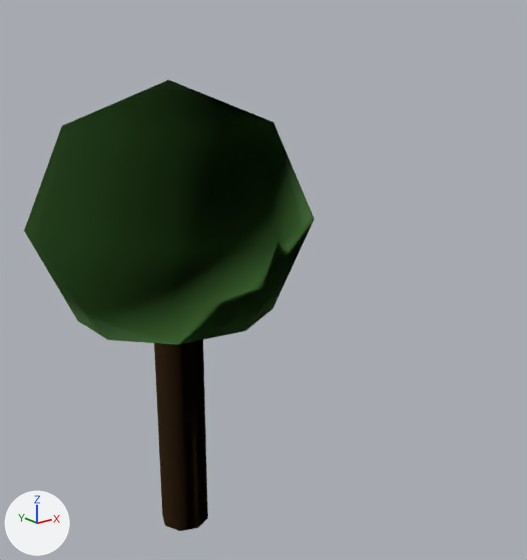
The glTF model dist/models/tree_deciduous_01.glb as it was, and as the next commit left it.
The view is the same before and after, from a camera (50 mm lens) standing at (-0.785, -1.279, 1.053) and looking at (0.144, -0.117, 0.588). Lighting does not change. The marker at lower left points along +X, +Y and +Z. The picture after the commit comes second.

Script lines for the objects in view, before the commit:
```python
mat_material_1 = principled_material('Material_1')
mat_material_1.base_color = (0.18, 0.48, 0.12)  # green #76b861
mat_material_1.roughness = 1.0
me_mesh_0 = bpy.data.meshes.new('Mesh_0')
me_mesh_0.from_pydata(...)  # 61 vertices, 88 faces; spans x -0.282..0.3, y -0.276..0.276, z 0.0..1.0
# faces by material slot: [16, 72]
me_mesh_0.materials.append(mat_material_0)  # brown #956f4b
me_mesh_0.materials.append(mat_material_1)  # green #76b861
ob_mesh_0 = bpy.data.objects.new('Mesh_0', me_mesh_0)
ob_mesh_0.location = (0.0, 0.0, 0.0)
```
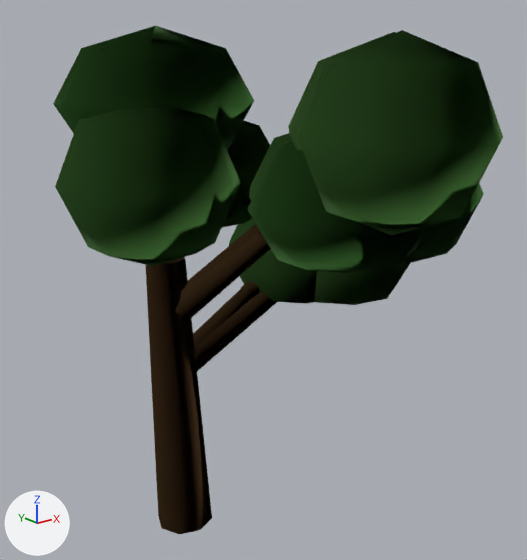
Edits to the bpy script that builds the scene:
```text
Change mat_material_1:
    mat_material_1.base_color: (0.18, 0.48, 0.12) -> (0.34, 0.19, 0.08)  # green #76b861 -> brown #9e7950
Change me_mesh_0:
    remove me_mesh_0.from_pydata(...)  # 61 vertices, 88 faces; spans x -0.282..0.3, y -0.276..0.276, z 0.0..1.0
    add me_mesh_0.from_pydata(...)  # 503 vertices, 780 faces; spans x -0.26..0.696, y -0.643..0.267, z -0.003..1.1
    me_mesh_0 part 1: a new loose piece, a UV sphere (9 segments, 4 rings, poles along z) spanning x 0.165..0.495, y -0.189..0.155, z 0.47..0.75, in mat_material_13 (green #76ba61)
    me_mesh_0 part 2: a new loose piece, a UV sphere (9 segments, 4 rings, poles along z) spanning x -0.022..0.378, y -0.492..-0.176, z 0.65..0.93, in mat_material_15 (green #65aa55)
    me_mesh_0 part 3: a new loose piece, a UV sphere (9 segments, 4 rings, poles along z) spanning x -0.02..0.31, y -0.643..-0.298, z 0.755..1.085, in mat_material_16 (green #76ba61)
    me_mesh_0 part 4: a new loose piece, a UV sphere (9 segments, 4 rings, poles along z) spanning x 0.231..0.595, y -0.268..0.106, z 0.47..0.75, in mat_material_17 (green #86c86c)
    me_mesh_0 part 5: a new loose piece, a UV sphere (9 segments, 4 rings, poles along z) spanning x 0.296..0.696, y -0.352..-0.037, z 0.575..0.905, in mat_material_18 (green #65aa55)
    me_mesh_0 part 6: a new loose piece, a UV sphere (9 segments, 4 rings, poles along z) spanning x 0.052..0.382, y -0.421..-0.076, z 0.65..0.93, in mat_material_19 (green #76ba61)
    me_mesh_0 part 7: a new loose piece, a UV sphere (9 segments, 4 rings, poles along z) spanning x 0.035..0.4, y -0.576..-0.201, z 0.755..1.085, in mat_material_20 (green #86c86c)
    me_mesh_0 part 8: the loose piece of 45 vertices spanning x -0.282..0.3, y -0.276..0.276, z 0.44..1.0 is scaled about its middle by (0.687, 0.571, 0.5), then moved by (-0.028, 0.0, 0.24), in mat_material_21 (green #65aa55)
    me_mesh_0 part 9: a new loose piece, a UV sphere (9 segments, 4 rings, poles along z) spanning x -0.26..0.07, y -0.252..0.092, z 0.655..0.985, in mat_material_22 (green #76ba61)
    me_mesh_0 part 10: a new loose piece, a UV sphere (9 segments, 4 rings, poles along z) spanning x -0.057..0.308, y -0.107..0.267, z 0.66..0.94, in mat_material_23 (green #86c86c)
    me_mesh_0 part 11: the loose piece of 16 vertices spanning x -0.055..0.055, y -0.055..0.055, z 0.0..0.58 is rebuilt with 16 vertices and now spans x -0.068..0.065, y -0.065..0.065, z -0.003..0.642
    me_mesh_0 part 12
    152 vertices are added at x -0.049..0.494, y -0.474..0.031, z 0.351..0.924
    14 new faces join them, mat_material_1 (brown #9e7950)
    12 new faces join them, mat_material_2 (brown #9e7950)
    12 new faces join them, mat_material_3 (brown #9e7950)
    14 new faces join them, mat_material_4 (brown #9e7950)
    12 new faces join them, mat_material_5 (brown #9e7950)
    12 new faces join them, mat_material_6 (brown #9e7950)
    14 new faces join them, mat_material_7 (brown #9e7950)
    12 new faces join them, mat_material_8 (brown #9e7950)
    12 new faces join them, mat_material_9 (brown #9e7950)
    14 new faces join them, mat_material_10 (brown #9e7950)
    12 new faces join them, mat_material_11 (brown #9e7950)
    12 new faces join them, mat_material_12 (brown #9e7950)
    other edits to the shape of me_mesh_0 do not show in these pictures
    add me_mesh_0.materials.append(mat_material_2)  # brown #9e7950
    add me_mesh_0.materials.append(mat_material_3)  # brown #9e7950
    add me_mesh_0.materials.append(mat_material_4)  # brown #9e7950
    add me_mesh_0.materials.append(mat_material_5)  # brown #9e7950
    add me_mesh_0.materials.append(mat_material_6)  # brown #9e7950
    add me_mesh_0.materials.append(mat_material_7)  # brown #9e7950
    add me_mesh_0.materials.append(mat_material_8)  # brown #9e7950
    add me_mesh_0.materials.append(mat_material_9)  # brown #9e7950
    add me_mesh_0.materials.append(mat_material_10)  # brown #9e7950
    add me_mesh_0.materials.append(mat_material_11)  # brown #9e7950
    add me_mesh_0.materials.append(mat_material_12)  # brown #9e7950
    add me_mesh_0.materials.append(mat_material_13)  # green #76ba61
    add me_mesh_0.materials.append(mat_material_14)  # green #86c86c
    add me_mesh_0.materials.append(mat_material_15)  # green #65aa55
    add me_mesh_0.materials.append(mat_material_16)  # green #76ba61
    add me_mesh_0.materials.append(mat_material_17)  # green #86c86c
    add me_mesh_0.materials.append(mat_material_18)  # green #65aa55
    add me_mesh_0.materials.append(mat_material_19)  # green #76ba61
    add me_mesh_0.materials.append(mat_material_20)  # green #86c86c
    add me_mesh_0.materials.append(mat_material_21)  # green #65aa55
    add me_mesh_0.materials.append(mat_material_22)  # green #76ba61
    add me_mesh_0.materials.append(mat_material_23)  # green #86c86c
```

Changed parts and their boxes [x1, y1, x2, y2] in the pictures (527 x 560 px; the box of a moved part takes in the faces that stretch with it):
'Mesh_0', recoloured, reshaped (55% wider, 13% taller): before [24, 80, 314, 531]; after [53, 26, 503, 534]
part 1 of me_mesh_0, added (green): after [229, 219, 317, 304]
part 2 of me_mesh_0, added (green): after [247, 142, 431, 273]
part 3 of me_mesh_0, added (green): after [297, 30, 503, 235]
part 4 of me_mesh_0, added: after [314, 261, 411, 305]
part 5 of me_mesh_0, added: after [403, 183, 484, 263]
part 6 of me_mesh_0, added (green): after [249, 133, 293, 201]
part 7 of me_mesh_0, added (mostly hidden): after [288, 32, 396, 150]
part 8 of me_mesh_0, moved or reshaped: before [24, 80, 314, 345]; after [53, 26, 254, 151]
part 9 of me_mesh_0, added (green): after [55, 107, 241, 266]
part 10 of me_mesh_0, added: after [222, 121, 270, 228]
part 11 of me_mesh_0, rebuilt: before [154, 340, 208, 531]; after [145, 257, 212, 534]
part 12 of me_mesh_0, added: after [175, 225, 277, 371]
